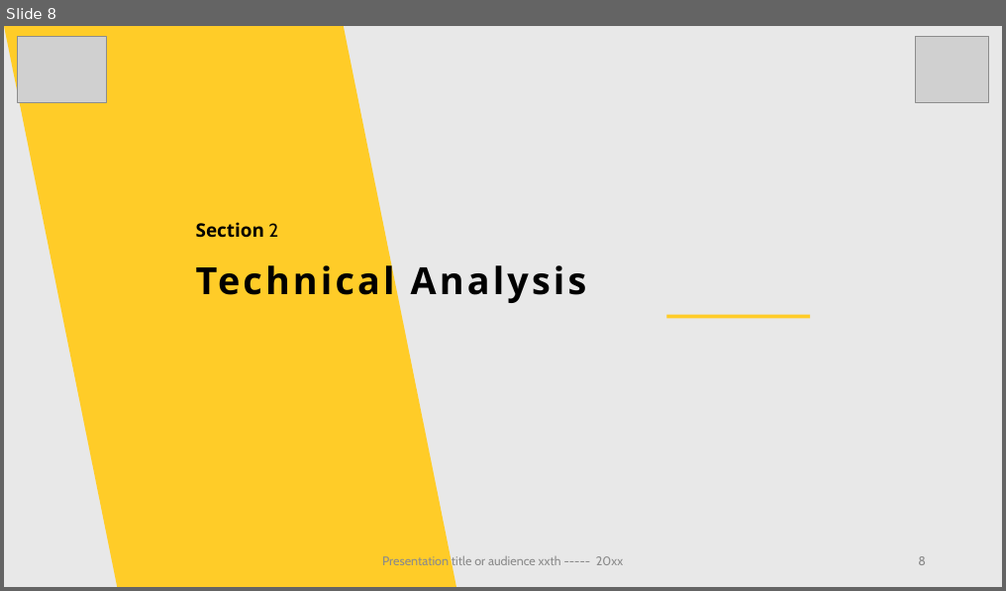
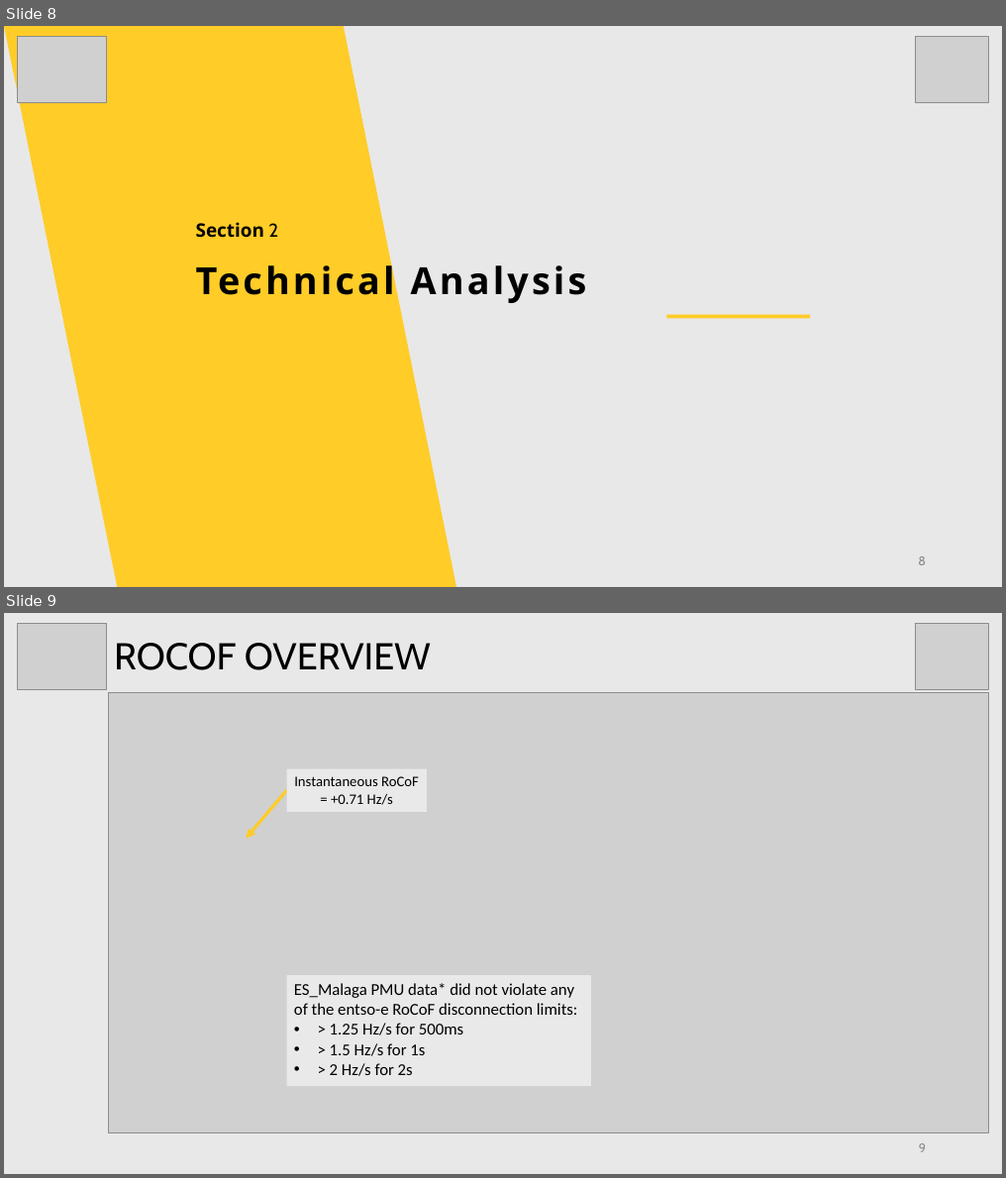
Before and after one commit to brmurray/apagon_april28, a slide deck: reports/Apragon_April28.pptx. Shown one above the other, each under a label of ours: slide 8 before the commit, slides 8 and 9 after it. The pictures are 1006x591 and 1006x1178 pixels, drawn with LibreOffice and Linux fonts; fonts in the diff are those of the drawing; grey boxes stand for pictures. Boxes give left, top, right and bottom in pixels: in the first picture for what was removed or moved away, otherwise in the second. Text is boxed around its words. In the diff, an @@ line names an element or a change of style, - is before the commit and + after.

Commit message:
rocof analysis

```diff
--- a/reports/Apragon_April28.pptx
+++ b/reports/Apragon_April28.pptx
@@ slide 9 added at [4,613,1002,1174], background #E3E3E3 at 80% opacity @@
@@ picture added at [17,623,107,689] @@
@@ picture added at [915,623,989,689] @@
@@ title added at [114,643,431,670], 36 pt, text #000000 @@
+ROCOF OVERVIEW
@@ picture added at [108,693,989,1134] @@
@@ arrow added from (287, 790) to (246, 839), #FFCC28 3 pt @@
@@ rectangle added at [287,768,427,811], fill #E9E9E9, 14 pt, text #000000 @@
+Instantaneous RoCoF = +0.71 Hz/s
@@ rectangle added at [287,975,592,1086], fill #E9E9E9, 16 pt, text #000000 @@
+ES_Malaga PMU data* did not violate any of the entso-e RoCoF disconnection limits:
+• > 1.25 Hz/s for 500ms
+• > 1.5 Hz/s for 1s
+• > 2 Hz/s for 2s
@@ page number added at [919,1144,926,1153], 12 pt, text #898989 @@
+9
@@ slide 8 changed as well @@
@@ text removed at [382,557,624,569] @@
-Presentation title or audience xxth ----- 20xx
```
Also in this commit, not shown: 12 other slides changed, 1 other slide added, 12 other files.
